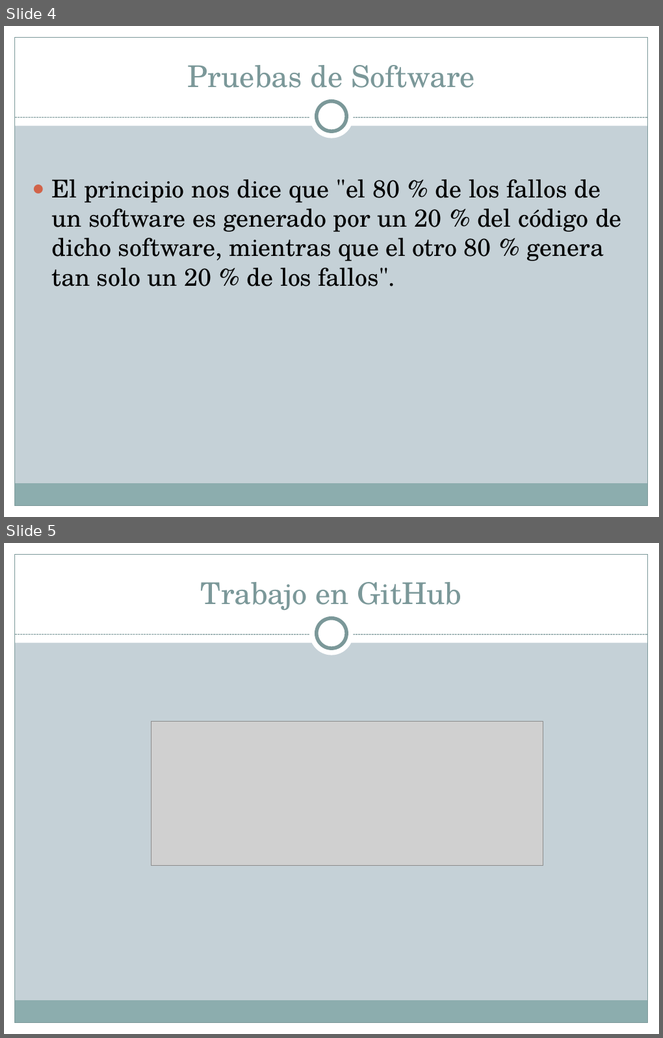
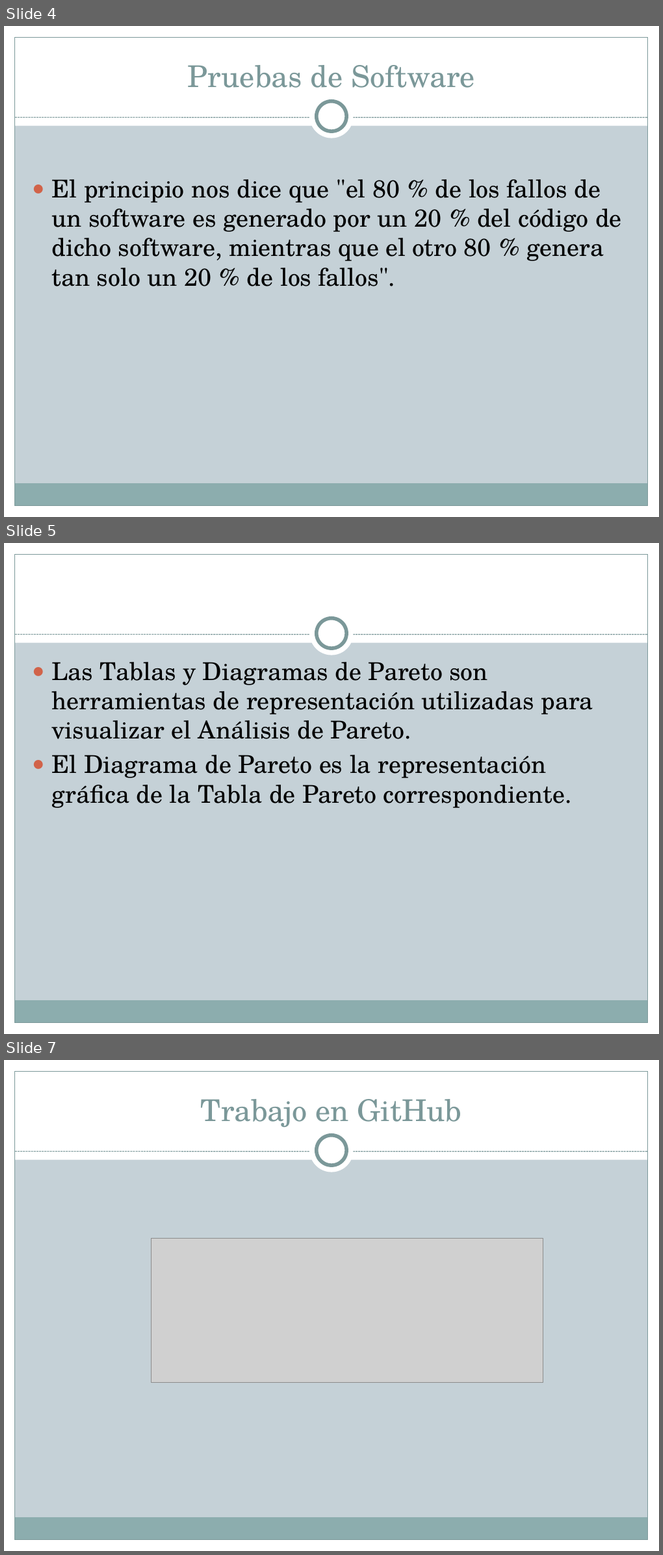
Before and after one commit to JulianAguilar/Equipo6AdminProy, a slide deck: tarea/Diagrama de Pareto.pptx. Shown one above the other, each under a label of ours: slides 4 and 5 before the commit, slides 4, 5 and 7 after it; the slides between them are not shown. The pictures are 663x1038 and 663x1555 pixels, drawn with LibreOffice and Linux fonts; fonts in the diff are those of the drawing; grey boxes stand for pictures. Boxes give left, top, right and bottom in pixels: in the first picture for what was removed or moved away, otherwise in the second. Text is boxed around its words. In the diff, an @@ line names an element or a change of style, - is before the commit and + after.

```diff
--- a/tarea/Diagrama de Pareto.pptx
+++ b/tarea/Diagrama de Pareto.pptx
@@ slide 5 added at <box>4,543,659,1034</box>, background #C5D1D7; not listed: 9 template elements that a slide beside it also shows @@
@@ text added at <box>51,662,593,808</box>, 27 pt, text #000000 @@
+● Las Tablas y Diagramas de Pareto son herramientas de representación utilizadas para visualizar el Análisis de Pareto.
+● El Diagrama de Pareto es la representación gráfica de la Tabla de Pareto correspondiente.
@@ what was slide 5 is now slide 7 @@
```
Also in this commit, not shown: 1 other slide added, 1 other file.
